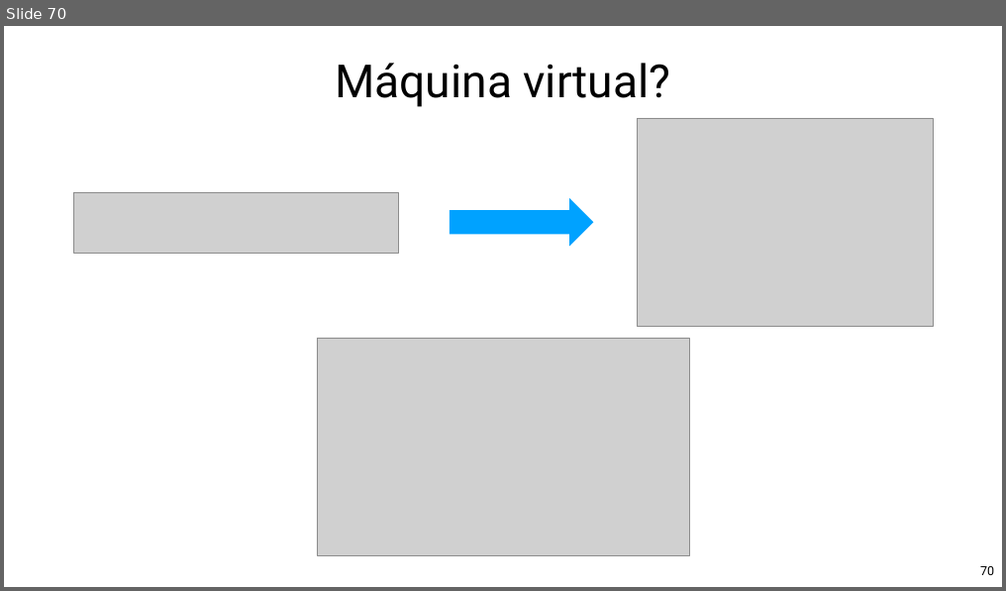
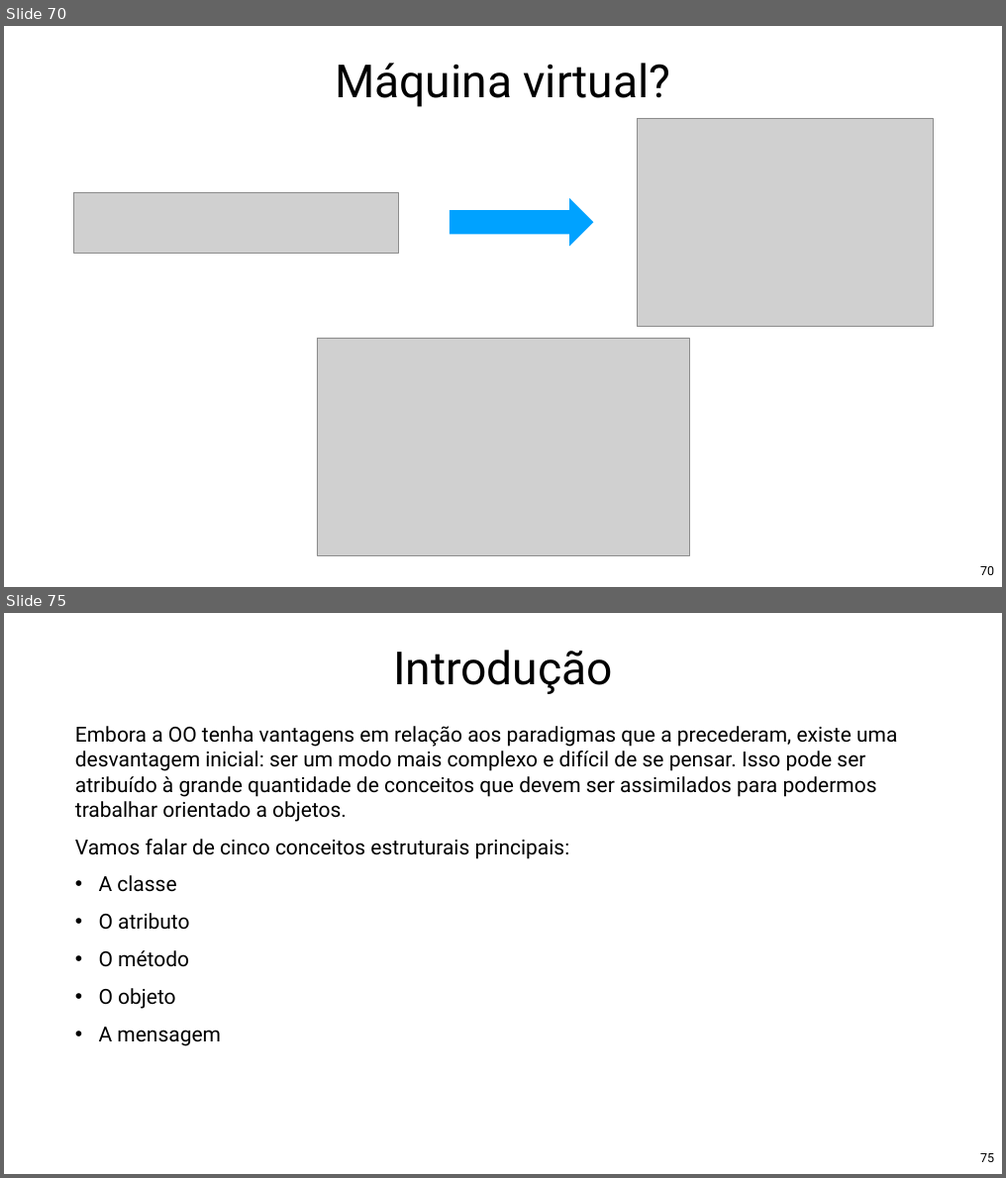
Before and after one commit to Pedrorocha13/2021.1-progoo, a slide deck: materiais/slides.pptx. Shown one above the other, each under a label of ours: slide 70 before the commit, slides 70 and 75 after it; the slides between them are not shown. The pictures are 1006x591 and 1006x1178 pixels, drawn with LibreOffice and Linux fonts; fonts in the diff are those of the drawing; grey boxes stand for pictures; background and template pictures are left out. Boxes give left, top, right and bottom in pixels: in the first picture for what was removed or moved away, otherwise in the second. Text is boxed around its words. In the diff, an @@ line names an element or a change of style, - is before the commit and + after.

```diff
--- a/materiais/slides.pptx
+++ b/materiais/slides.pptx
@@ slide 75 added at <box>4,613,1002,1174</box>, background picture (left out) @@
@@ title added at <box>393,650,613,694</box>, 88 pt, text #000000 @@
+Introdução
@@ text added at <box>75,726,897,1047</box>, 40 pt, text #000000 @@
+Embora a OO tenha vantagens em relação aos paradigmas que a precederam, existe uma desvantagem inicial: ser um modo mais complexo e difícil de se pensar. Isso pode ser atribuído à grande quantidade de conceitos que devem ser assimilados para podermos trabalhar orientado a objetos.
+Vamos falar de cinco conceitos estruturais principais:
+• A classe
+• O atributo
+• O método
+• O objeto
+• A mensagem
@@ page number added at <box>980,1154,994,1162</box>, 24 pt, text #000000 @@
+75
```
Also in this commit, not shown: 25 slides changed, 17 other slides added, 1 other file.
